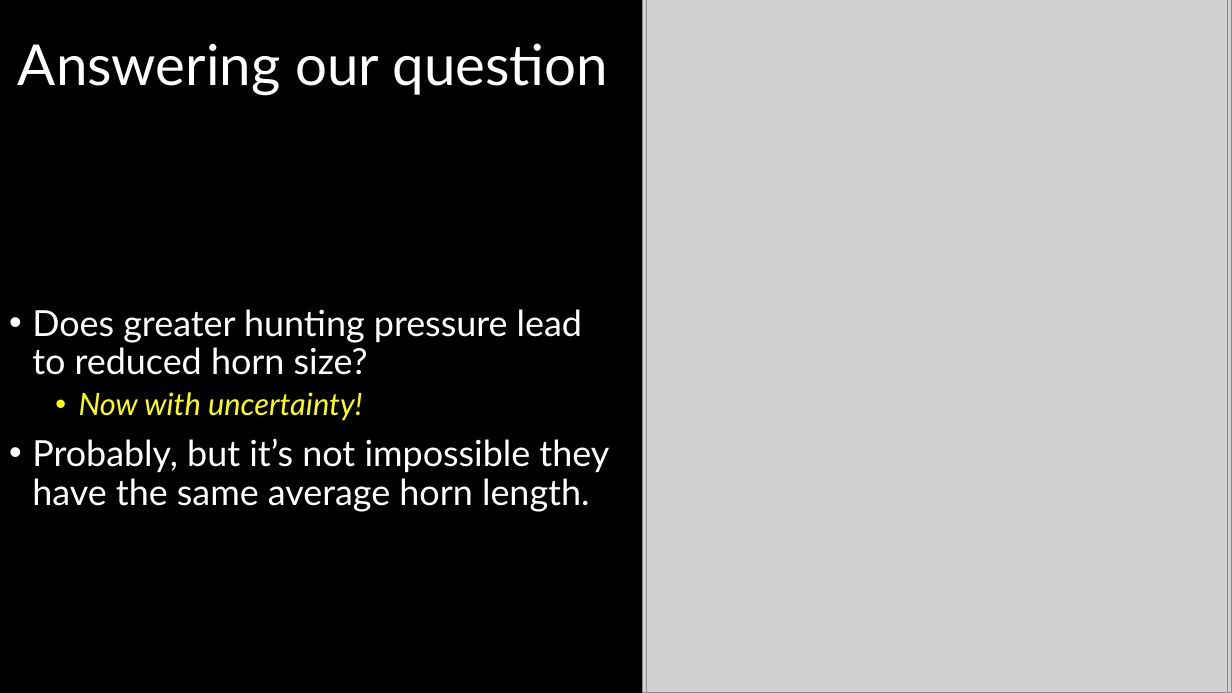
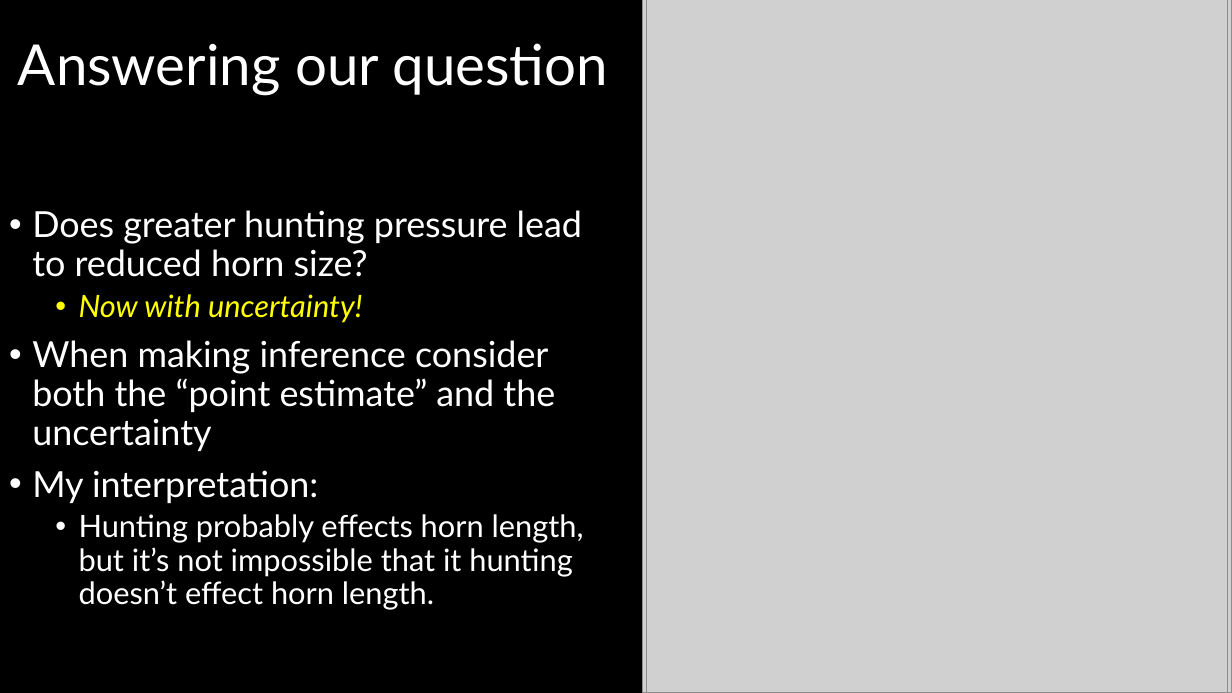
Before and after one commit to DeonRoos/stats-for-biologists, a slide deck: slide 26 of Lectures/Lecture 05.1 LM with categorical.pptx (slide 25 before the commit). Drawn at 1232x693 pixels with LibreOffice and Linux fonts; fonts in the diff are those of the drawing; grey boxes stand for pictures. Boxes give left, top, right and bottom in pixels: in the first picture for what was removed or moved away, otherwise in the second. Text is boxed around its words. In the diff, an @@ line names an element or a change of style, - is before the commit and + after.

```diff
--- a/Lectures/Lecture 05.1 LM with categorical.pptx
+++ b/Lectures/Lecture 05.1 LM with categorical.pptx
@@ text at [32,340,584,610]: text changed; size 28 to 24 pt @@
-• Probably, but it’s not impossible they have the same average horn length.
+• When making inference consider both the “point estimate” and the uncertainty
+• My interpretation:
+  • Hunting probably effects horn length, but it’s not impossible that it hunting doesn’t effect horn length.
```
Also in this commit, not shown: 1 other slide changed, 1 slide added, 13 other files.
